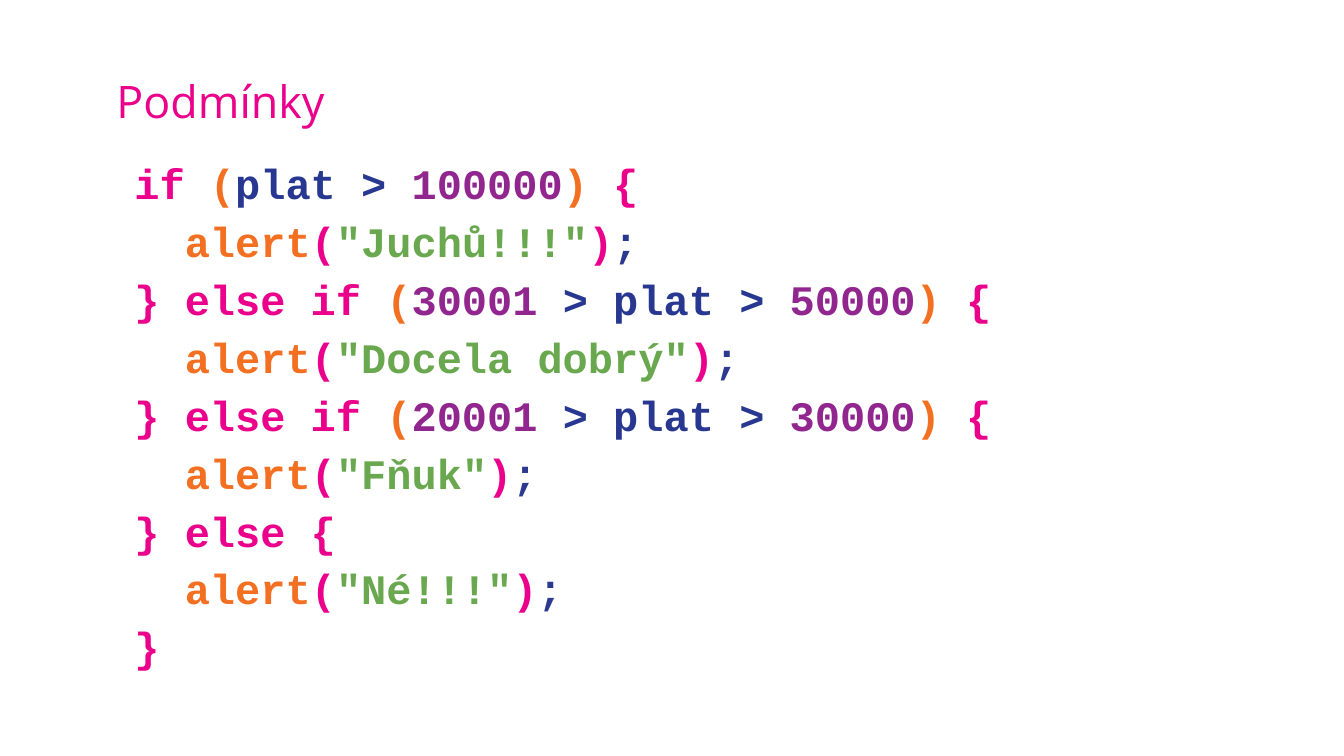
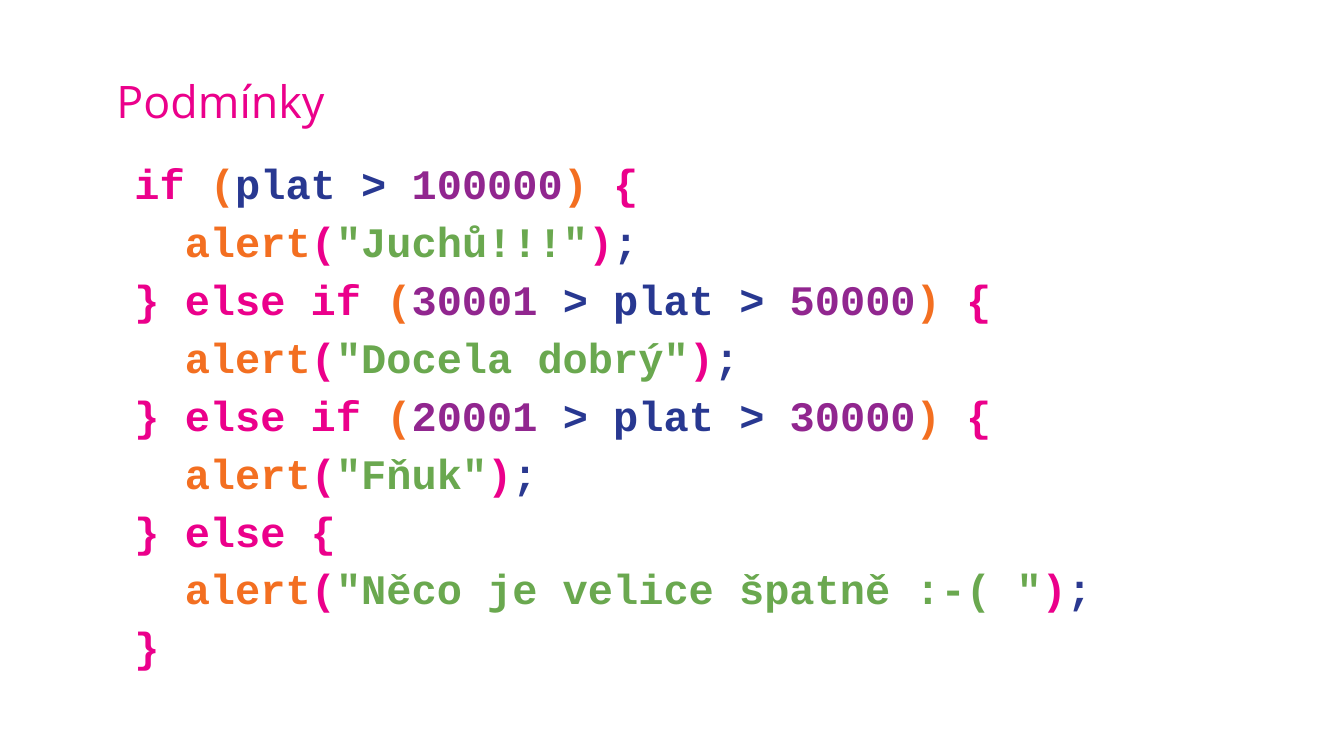
Before and after one commit to SimonB87/LetniSkola2020JS, a slide deck: slide 21 of JS-SB-LetnIskola2020.pptx. Drawn at 1344x756 pixels with LibreOffice and Linux fonts; fonts in the diff are those of the drawing; background and template pictures are left out. Boxes give left, top, right and bottom in pixels: in the first picture for what was removed or moved away, otherwise in the second. Text is boxed around its words. In the diff, an @@ line names an element or a change of style, - is before the commit and + after.

```diff
--- a/JS-SB-LetnIskola2020.pptx
+++ b/JS-SB-LetnIskola2020.pptx
@@ text at [185,574,890,613]: text changed @@
-alert("Né!!!");
+alert("Něco je velice špatně :-( ");
```
Also in this commit, not shown: 3 other slides changed, 2 slides added, 2 slides removed.
